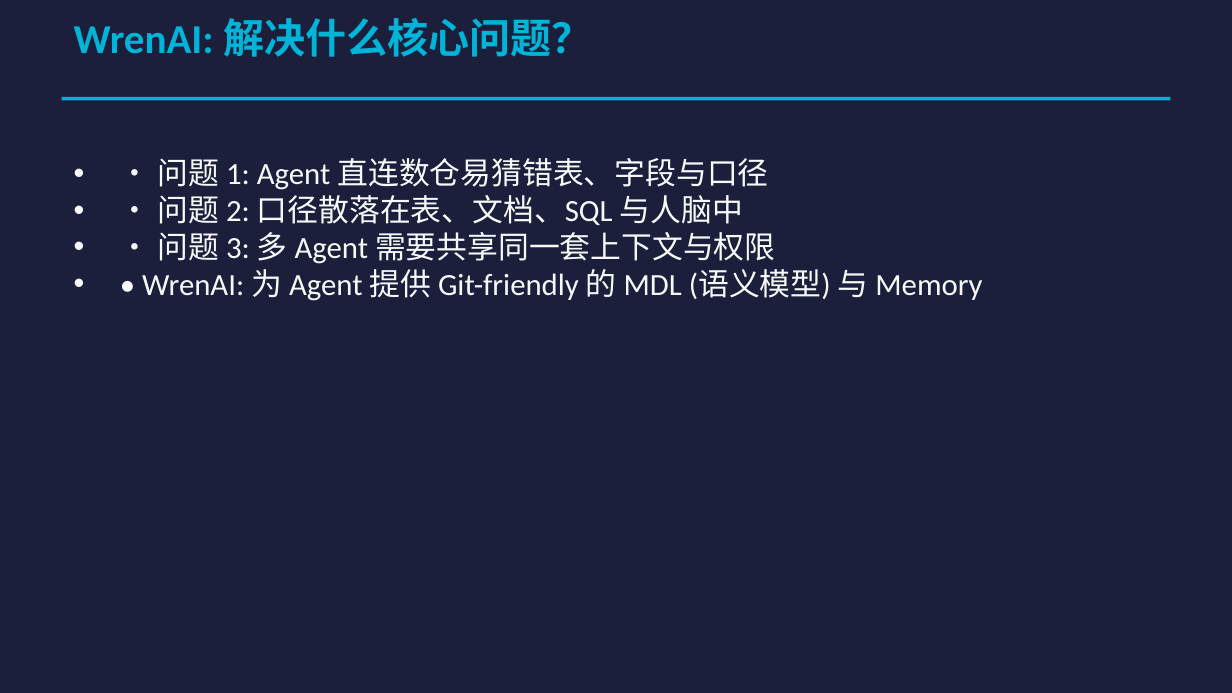
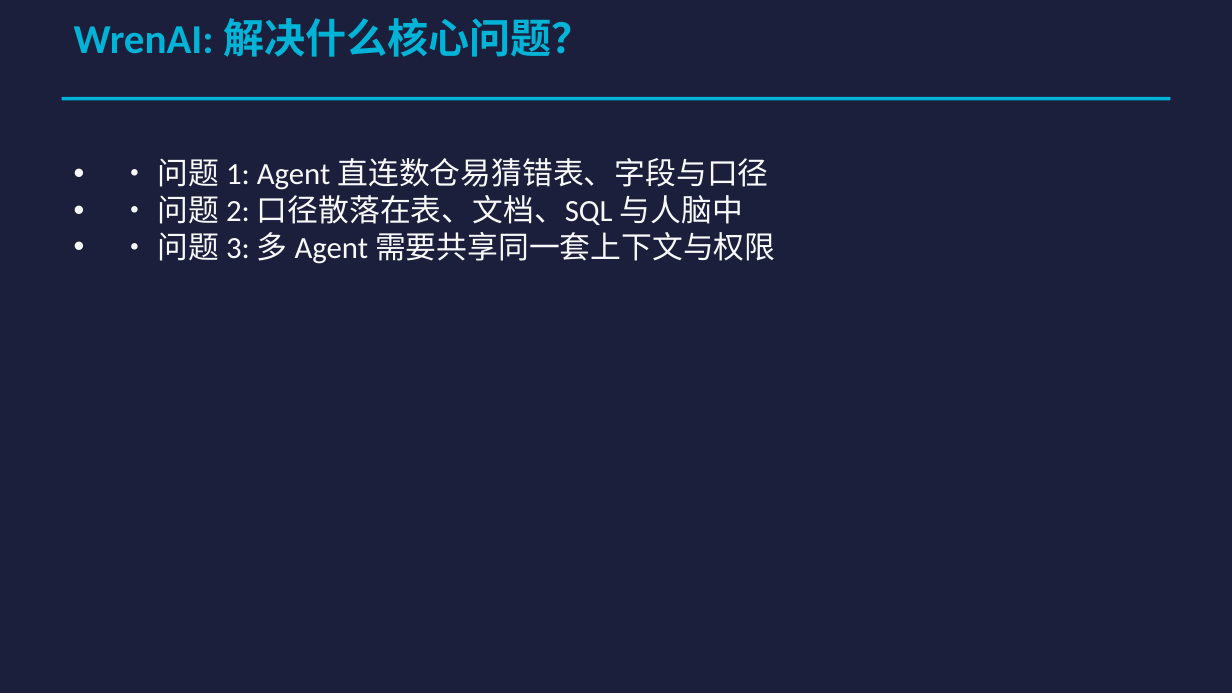
Before and after one commit to sunmoonlion/WrenAI, a slide deck: slide 18 of BI-agent研究.pptx (slide 21 before the commit). Drawn at 1232x693 pixels with LibreOffice and Linux fonts; fonts in the diff are those of the drawing. Boxes give left, top, right and bottom in pixels: in the first picture for what was removed or moved away, otherwise in the second. Text is boxed around its words. In the diff, an @@ line names an element or a change of style, - is before the commit and + after.

```diff
--- a/BI-agent研究.pptx
+++ b/BI-agent研究.pptx
@@ text at bbox=[142, 269, 982, 301]: paragraph removed @@
-• • WrenAI: 为 Agent 提供 Git-friendly 的 MDL (语义模型) 与 Memory
```
Also in this commit, not shown: 7 other slides changed, 10 slides removed.
